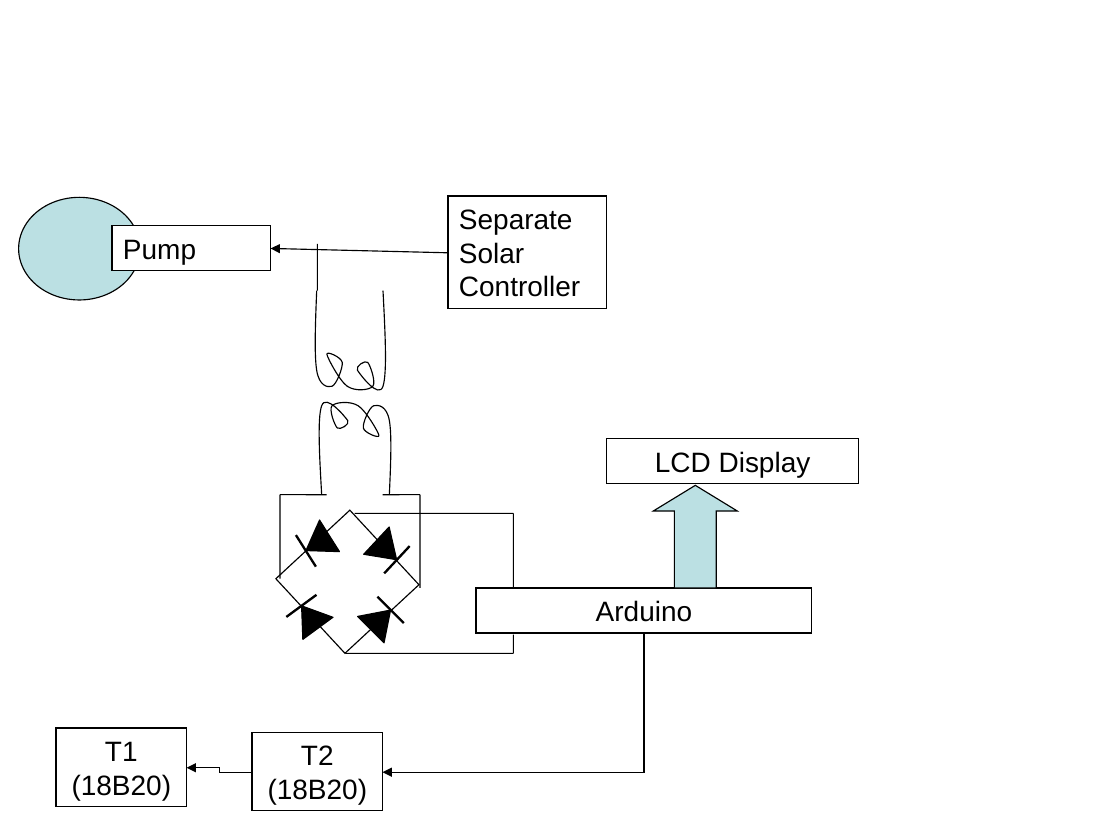
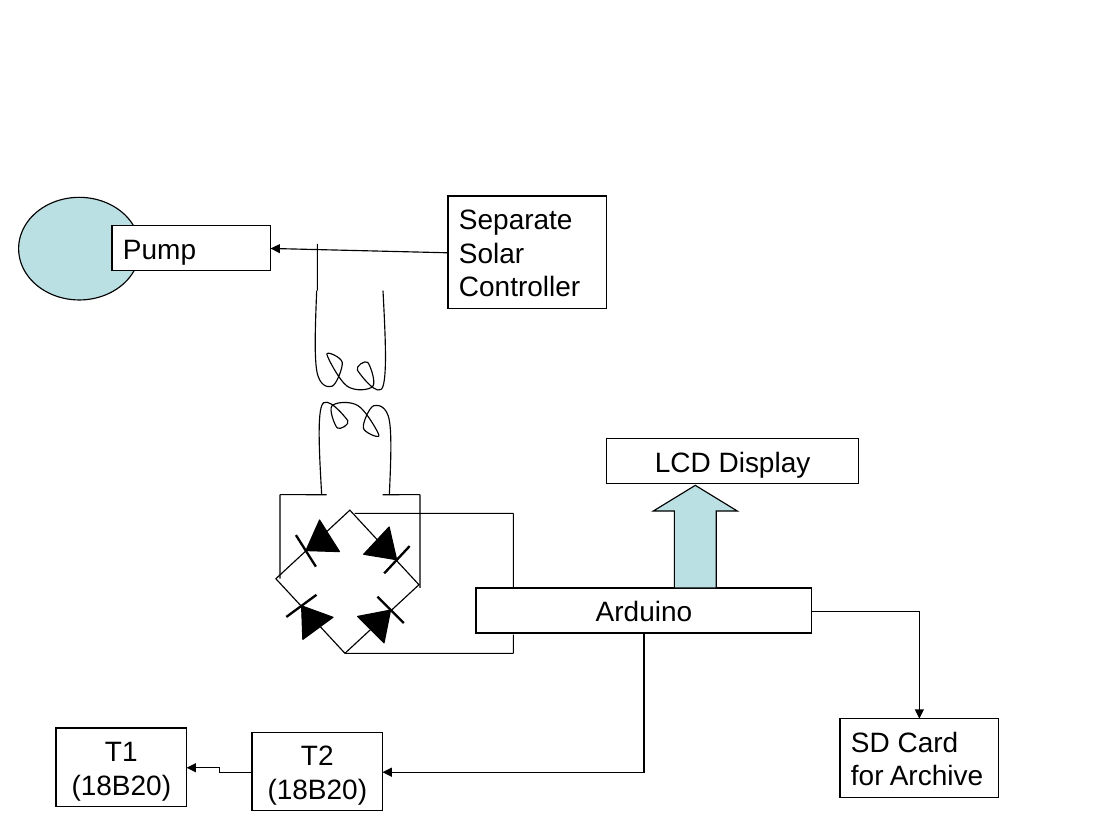
Before and after one commit to jones139/arduino-projects, a slide deck: slide 1 of solThMon/Docs/CircuitDiagram.ppt. Drawn at 1120x840 pixels with LibreOffice and Linux fonts; fonts in the diff are those of the drawing. Boxes give left, top, right and bottom in pixels: in the first picture for what was removed or moved away, otherwise in the second. Text is boxed around its words. In the diff, an @@ line names an element or a change of style, - is before the commit and + after.

```diff
--- a/solThMon/Docs/CircuitDiagram.ppt
+++ b/solThMon/Docs/CircuitDiagram.ppt
@@ elbow arrow added from (812, 612) to (920, 719), #000000 0.74 pt @@
@@ rectangle added at [840, 719, 999, 797], outline #000000 0.74 pt, 18 pt, text #000000 @@
+SD Card for Archive
```
Also in this commit, not shown: 1 other file.
